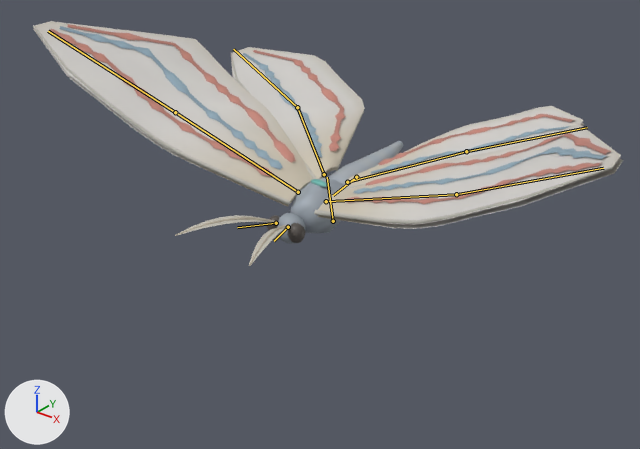
What one commit did to the glTF model assets/creatures/cord_moth/cord_moth.glb.
Camera for both pictures: a 50 mm lens placed at (0.997, -1.29, 0.643), pointed at (0.018, -0.066, -0.116). Lighting does not change. The marker at lower left points along +X, +Y and +Z. The first picture is the older version. Both versions are drawn at frame 11 of the action 'attack'; the numbers are the values there. The bones that bend it are drawn over the model as lines.

Names of what the first picture shows: 'cord_moth'.
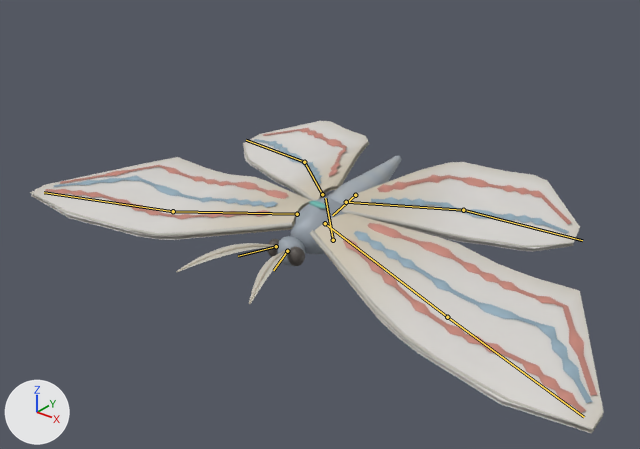
Where the change shows, as pixel boxes (x1, y1, x2, y2) in the pictures (640 x 449 px):
```json
{"object": "cord_moth", "change": "posed", "before": [33, 21, 623, 266], "after": [30, 121, 604, 434], "on screen": "28% taller"}
{"bone": "root", "before": "(333, 221) to (327, 177)", "after": "(333, 240) to (325, 198)"}
{"bone": "fore_l0", "before": "(326, 201) to (456, 194)", "after": "(325, 223) to (447, 317)"}
{"bone": "fore_l1", "before": "(456, 194) to (603, 168)", "after": "(447, 317) to (584, 417)"}
{"bone": "hind_l0", "before": "(347, 182) to (466, 151)", "after": "(346, 202) to (463, 210)"}
{"bone": "hind_l1", "before": "(466, 151) to (587, 127)", "after": "(463, 210) to (582, 240)"}
{"bone": "antenna_l", "before": "(288, 227) to (274, 241)", "after": "(287, 251) to (273, 270)"}
{"bone": "fore_r0", "before": "(298, 192) to (175, 112)", "after": "(297, 214) to (173, 211)"}
{"bone": "fore_r1", "before": "(175, 112) to (48, 31)", "after": "(173, 211) to (44, 192)"}
{"bone": "hind_r0", "before": "(324, 174) to (297, 107)", "after": "(322, 194) to (304, 162)"}
{"bone": "hind_r1", "before": "(297, 107) to (233, 49)", "after": "(304, 162) to (246, 140)"}
{"bone": "antenna_r", "before": "(276, 223) to (237, 227)", "after": "(276, 246) to (238, 256)"}
```

Scene script edits in JSON lines:
```json
{"block": "bone_root", "where": "bone_root = bpy.data.objects['Armature'].pose.bones['root']"}
{"op": "set", "path": "bone_root.location", "old": "(0.0, -0.139, 0.0)", "new": "(0.0, -0.182, 0.0)"}
{"op": "set", "path": "bone_root.rotation_quaternion", "old": "(0.995, 0.097, 0.0, 0.0)", "new": "(0.993, 0.119, 0.0, 0.0)", "note": "degrees (11, 0, 0) -> degrees (14, 0, 0)"}
{"block": "bone_fore_l0", "where": "bone_fore_l0 = bpy.data.objects['Armature'].pose.bones['fore_l0']  # child of 'body'"}
{"op": "set", "path": "bone_fore_l0.rotation_quaternion", "old": "(0.987, 0.141, -0.004, -0.026)", "new": "(0.976, -0.117, -0.025, -0.125)", "note": "degrees (16, 0, -3) -> degrees (-13, -5, -14)"}
{"block": "bone_fore_l1", "where": "bone_fore_l1 = bpy.data.objects['Armature'].pose.bones['fore_l1']  # child of 'fore_l0'"}
{"op": "set", "path": "bone_fore_l1.rotation_quaternion", "old": "(0.996, 0.086, 0.011, 0.007)", "new": "(0.992, 0.122, 0.016, 0.01)", "note": "degrees (10, 1, 1) -> degrees (14, 2, 1)"}
{"block": "bone_hind_l0", "where": "bone_hind_l0 = bpy.data.objects['Armature'].pose.bones['hind_l0']  # child of 'body'"}
{"op": "set", "path": "bone_hind_l0.rotation_quaternion", "old": "(0.995, 0.054, -0.043, 0.004)", "new": "(0.972, -0.153, 0.121, -0.011)", "note": "degrees (6, -5, 0) -> degrees (-18, 14, -3)"}
{"block": "bone_hind_l1", "where": "bone_hind_l1 = bpy.data.objects['Armature'].pose.bones['hind_l1']  # child of 'hind_l0'"}
{"op": "set", "path": "bone_hind_l1.rotation_quaternion", "old": "(0.998, 0.068, -0.014, 0.005)", "new": "(0.995, 0.097, -0.02, 0.007)", "note": "degrees (8, -2, 0) -> degrees (11, -2, 1)"}
{"block": "bone_antenna_l", "where": "bone_antenna_l = bpy.data.objects['Armature'].pose.bones['antenna_l']  # child of 'body'"}
{"op": "set", "path": "bone_antenna_l.rotation_quaternion", "old": "(0.998, 0.008, 0.023, -0.056)", "new": "(0.995, 0.014, 0.037, -0.091)", "note": "degrees (1, 3, -6) -> degrees (1, 4, -10)"}
{"block": "bone_fore_r0", "where": "bone_fore_r0 = bpy.data.objects['Armature'].pose.bones['fore_r0']  # child of 'body'"}
{"op": "set", "path": "bone_fore_r0.rotation_quaternion", "old": "(0.987, 0.141, 0.004, 0.026)", "new": "(0.976, -0.117, 0.025, 0.125)", "note": "degrees (16, 0, 3) -> degrees (-13, 5, 14)"}
{"block": "bone_fore_r1", "where": "bone_fore_r1 = bpy.data.objects['Armature'].pose.bones['fore_r1']  # child of 'fore_r0'"}
{"op": "set", "path": "bone_fore_r1.rotation_quaternion", "old": "(0.996, 0.086, -0.011, -0.007)", "new": "(0.992, 0.122, -0.016, -0.01)", "note": "degrees (10, -1, -1) -> degrees (14, -2, -1)"}
{"block": "bone_hind_r0", "where": "bone_hind_r0 = bpy.data.objects['Armature'].pose.bones['hind_r0']  # child of 'body'"}
{"op": "set", "path": "bone_hind_r0.rotation_quaternion", "old": "(0.995, 0.054, 0.043, -0.004)", "new": "(0.972, -0.153, -0.121, 0.011)", "note": "degrees (6, 5, 0) -> degrees (-18, -14, 3)"}
{"block": "bone_hind_r1", "where": "bone_hind_r1 = bpy.data.objects['Armature'].pose.bones['hind_r1']  # child of 'hind_r0'"}
{"op": "set", "path": "bone_hind_r1.rotation_quaternion", "old": "(0.998, 0.068, 0.014, -0.005)", "new": "(0.995, 0.097, 0.02, -0.007)", "note": "degrees (8, 2, 0) -> degrees (11, 2, -1)"}
{"block": "bone_antenna_r", "where": "bone_antenna_r = bpy.data.objects['Armature'].pose.bones['antenna_r']  # child of 'body'"}
{"op": "set", "path": "bone_antenna_r.rotation_quaternion", "old": "(0.998, 0.008, -0.023, 0.056)", "new": "(0.995, 0.014, -0.037, 0.091)", "note": "degrees (1, -3, 6) -> degrees (1, -4, 10)"}
```
